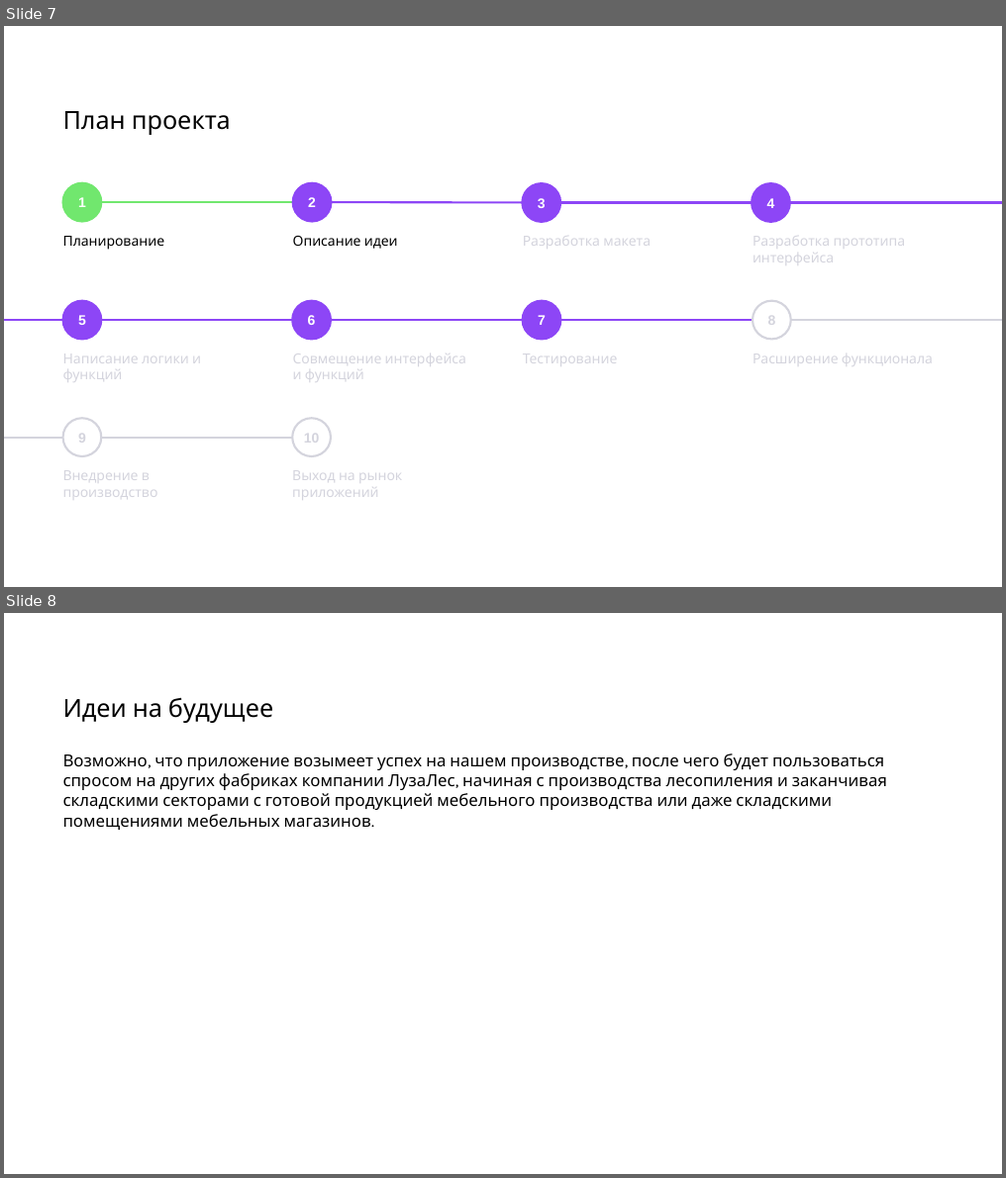
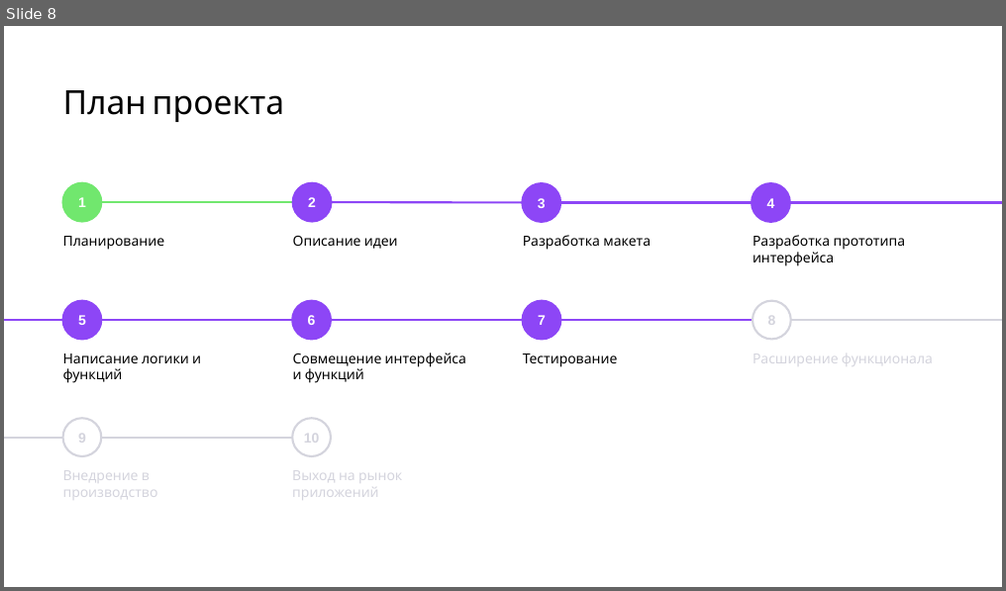
Before and after one commit to Denowsky/Diploma, a slide deck: Презентация.pptx. Shown one above the other, each under a label of ours: slides 7 and 8 before the commit, slide 8 after it. The pictures are 1006x1178 and 1006x591 pixels, drawn with LibreOffice and Linux fonts; fonts in the diff are those of the drawing; background and template pictures are left out. Boxes give left, top, right and bottom in pixels: in the first picture for what was removed or moved away, otherwise in the second. Text is boxed around its words. In the diff, an @@ line names an element or a change of style, - is before the commit and + after.

```diff
--- a/Презентация.pptx
+++ b/Презентация.pptx
@@ slide 8 removed at (4,613,1002,1174), background #FFFFFF @@
@@ title removed at (63,697,273,723) @@
-Идеи на будущее
@@ subtitle removed at (63,754,887,830) @@
-Возможно, что приложение возымеет успех на нашем производстве, после чего будет пользоваться спросом на других фабриках компании ЛузаЛес, начиная с производства лесопиления и заканчивая складскими секторами с готовой продукцией мебельного производства или даже складскими помещениями мебельных магазинов.
@@ what was slide 7 is now slide 8 @@
@@ slide 8 changed as well @@
@@ title "План проекта": place and size @@
-title "План проекта" at (63,111,231,135)
+title "План проекта" at (63,90,285,122)
@@ title "План проекта" at (63,90,285,122): size 18 to 24 pt @@
@@ text colour #D4D4DD to #000000 in 5 elements at (63,354,201,383), (293,353,466,383), (523,235,650,250), (523,354,618,368), (752,235,906,267) @@
```
Also in this commit, not shown: 7 other slides changed, 2 slides added, 1 other slide removed.
